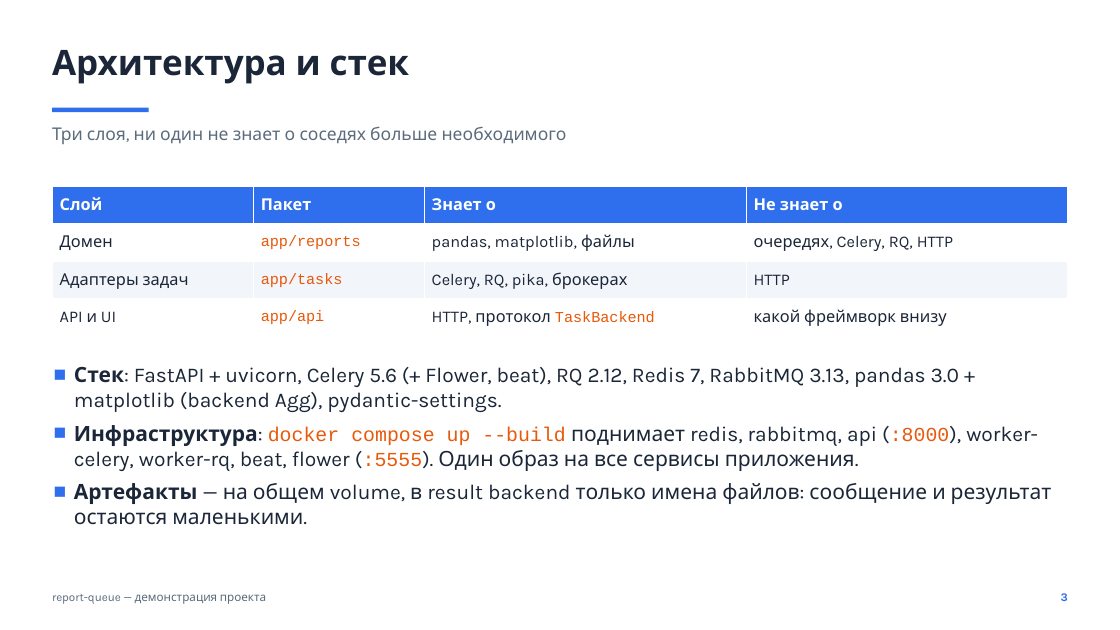
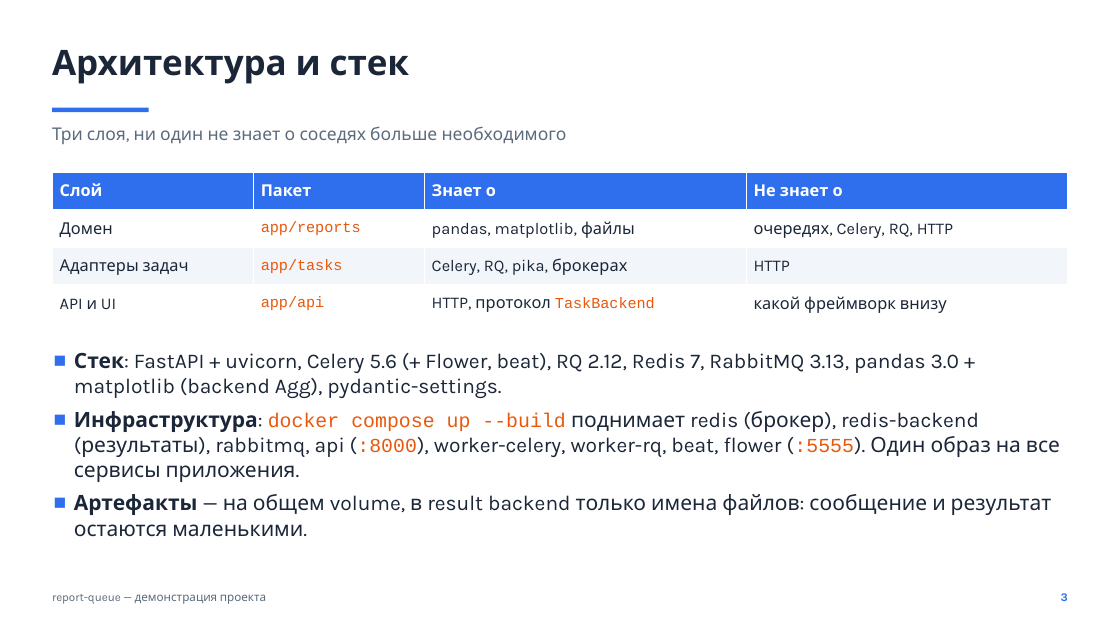
Before and after one commit to kirillkychkin/report-queue, a slide deck: slide 3 of slides/project.pptx. Drawn at 1120x630 pixels with LibreOffice and Linux fonts; fonts in the diff are those of the drawing. Boxes give left, top, right and bottom in pixels: in the first picture for what was removed or moved away, otherwise in the second. Text is boxed around its words. In the diff, an @@ line names an element or a change of style, - is before the commit and + after.

```diff
--- a/slides/project.pptx
+++ b/slides/project.pptx
@@ table: place and size @@
-table at (52,187,1068,337)
+table at (52,172,1068,323)
@@ text "Стек: FastAPI + uvicorn, Celery ...": place and size @@
-text "Стек: FastAPI + uvicorn, Celery ..." at (74,367,1052,525)
+text "Стек: FastAPI + uvicorn, Celery ..." at (74,353,1060,537)
@@ text at (74,411,1060,482): text changed @@
-■ Инфраструктура: docker compose up --build поднимает redis, rabbitmq, api (:8000), worker-celery, worker-rq, beat, flower (:5555). Один образ на все сервисы приложения.
+■ Инфраструктура: docker compose up --build поднимает redis (брокер), redis-backend (результаты), rabbitmq, api (:8000), worker-celery, worker-rq, beat, flower (:5555). Один образ на все сервисы приложения.
```
Also in this commit, not shown: 3 other slides changed, 32 other files.
